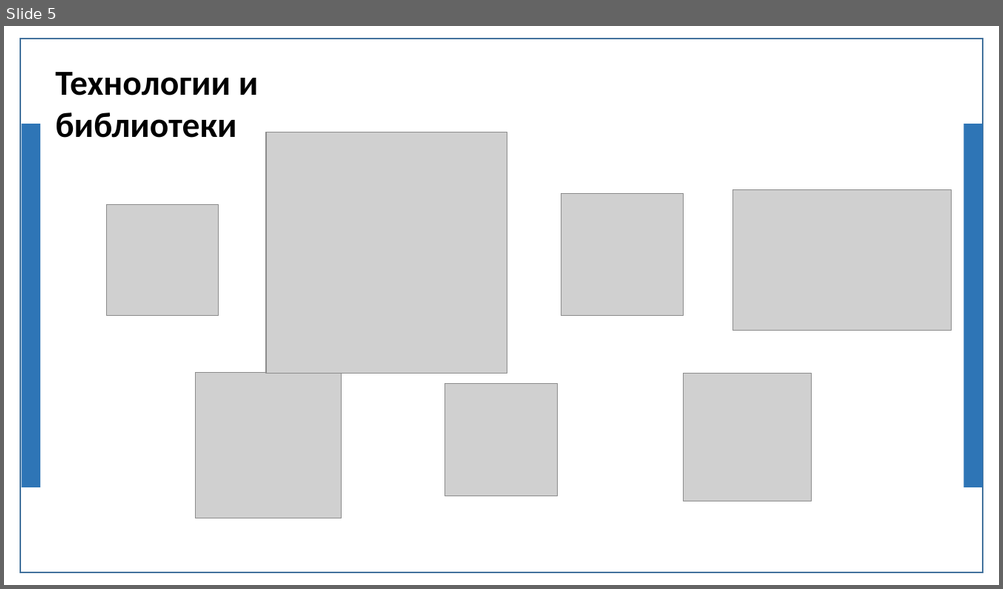
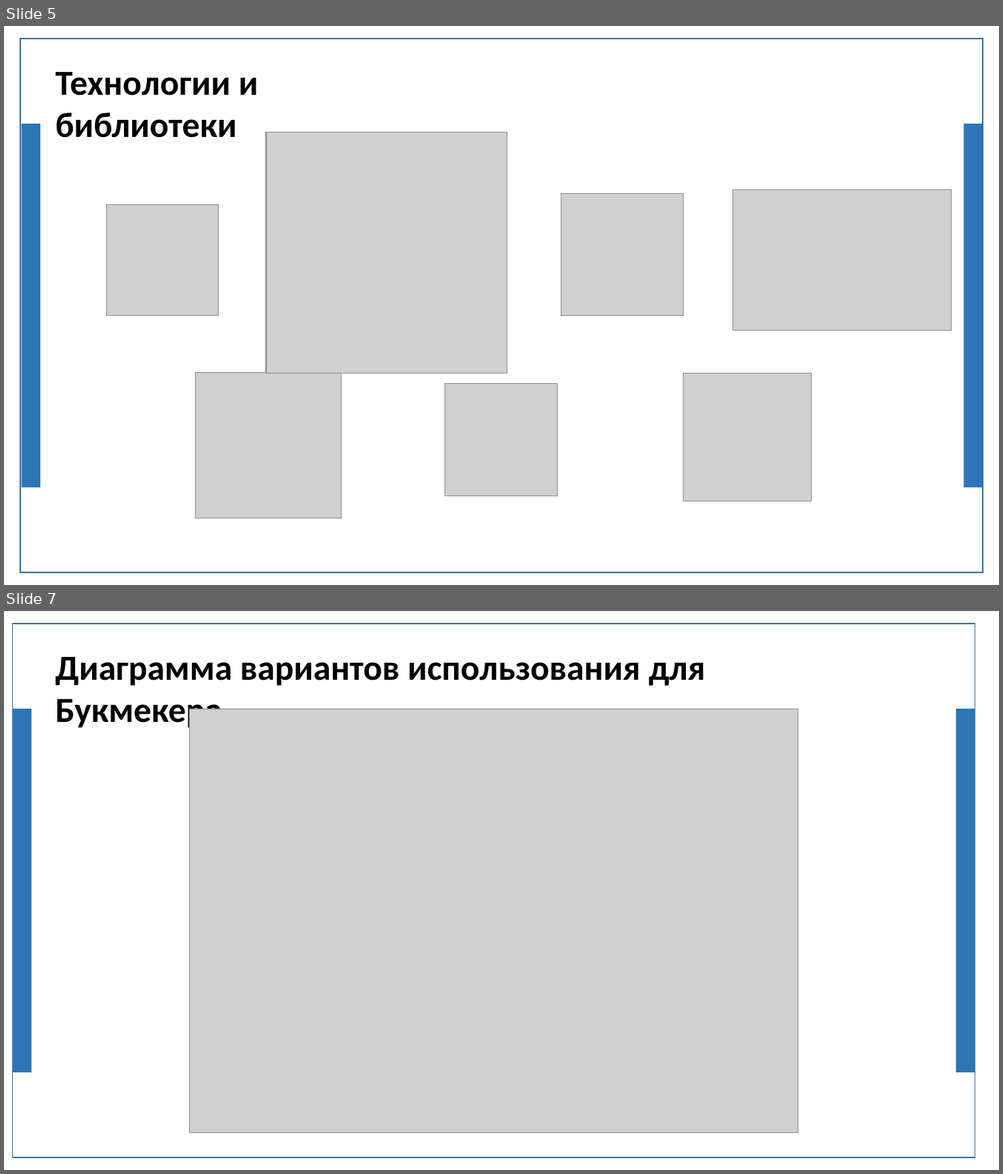
Before and after one commit to jk2911/diplom, a slide deck: doklad.PPTX. Shown one above the other, each under a label of ours: slide 5 before the commit, slides 5 and 7 after it; the slides between them are not shown. The pictures are 1003x589 and 1003x1174 pixels, drawn with LibreOffice and Linux fonts; fonts in the diff are those of the drawing; grey boxes stand for pictures; background and template pictures are left out. Boxes give left, top, right and bottom in pixels: in the first picture for what was removed or moved away, otherwise in the second. Text is boxed around its words. In the diff, an @@ line names an element or a change of style, - is before the commit and + after.

```diff
--- a/doklad.PPTX
+++ b/doklad.PPTX
@@ slide 7 added at [4,611,999,1170], background picture (left out) @@
@@ rectangle added at [13,624,975,1158], fill #FFFFFF, outline #43739E 1 pt @@
@@ text added at [55,657,705,731], 34 pt, text #000000, bold @@
+Диаграмма вариантов использования для Букмекера
@@ rectangle added at [13,709,31,1073], fill #2E75B6 @@
@@ picture added at [190,709,798,1133] @@
@@ rectangle added at [956,709,974,1073], fill #2E75B6 @@
```
Also in this commit, not shown: 1 slide changed, 1 other slide added, 1 other file.
